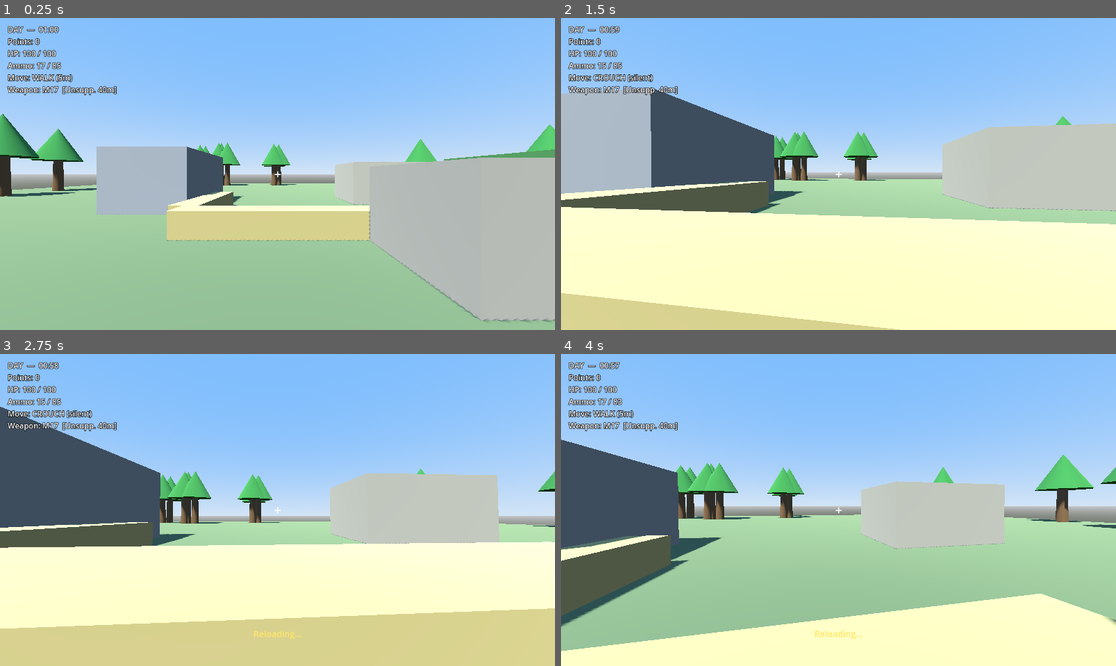
Above: before the commit, frames 1-4 (two rows, left to right).
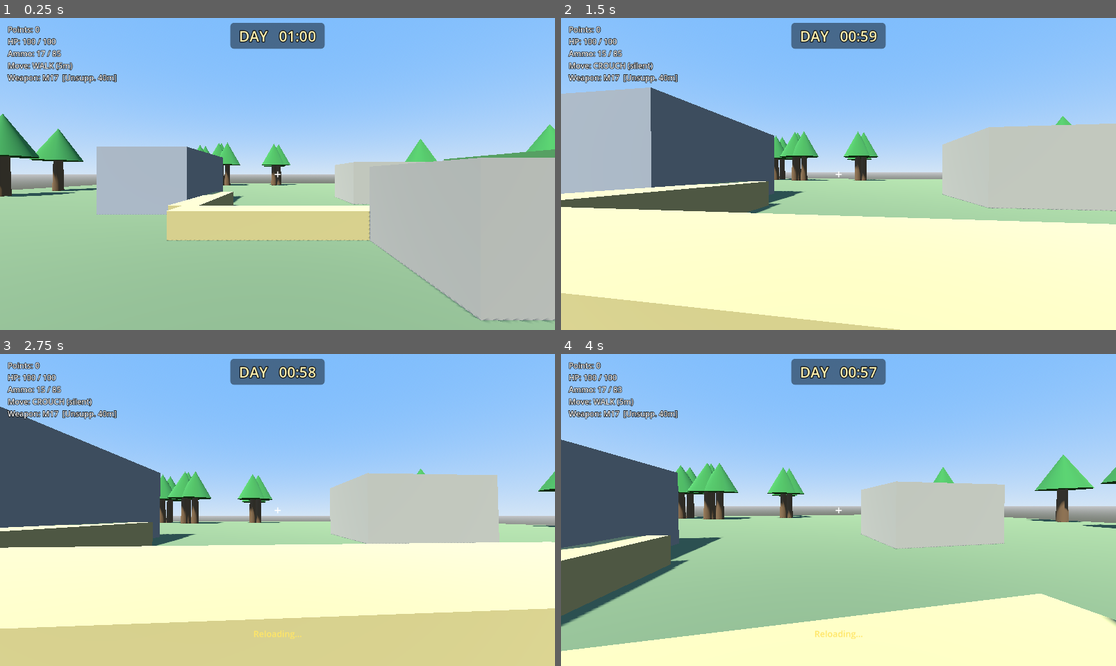
Above: after the commit, the same moments.

Repository: aepibailey/Zombie-Game
Game: Godot game, scene res://scenes/Main.tscn
Two runs of this game, one before a commit and one after it. Both use one fixed random seed, a clock stepped at 60 frames per second and the inputs below.
Inputs (mouse positions are in pixels of both pictures, inside the frame that each line leads up to):
- Up to frame 1 (0.25 s): no input
- Up to frame 2 (1.5 s): tap Enter at 0.5 s; move the mouse to (866, 174) at 0.52 s; hold Shift 0.53-1.28 s; hold W from 0.53 s (still down); click (866, 174) at 0.67 s; move the mouse to (810, 174) at 1.27 s; tap C at 1.35 s; click (810, 174) at 1.42 s
- Up to frame 3 (2.75 s): keep holding W; move the mouse to (288, 503) at 2.02 s; tap R at 2.1 s; click (288, 503) at 2.17 s
- Up to frame 4 (4 s): keep holding W; tap Space at 2.75 s; move the mouse to (832, 516) at 2.77 s; tap Shift at 2.85 s; click (832, 516) at 2.92 s; tap Enter at 3.5 s; move the mouse to (877, 513) at 3.52 s; tap C at 3.6 s; click (877, 513) at 3.67 s

The runs differ from the first frame. In frame 1, 2.9% of the frame differs, in the area x 1-59%, y 1-25%; in frame 2, 2.9%; in frame 3, 2.9%; in frame 4, 2.9%.

Commit message:
Add top-center day/night clock to HUD
Dedicated phase + mm:ss countdown readout anchored top-center on a translucent
backing panel (legible in both day and night lighting), phase-tinted text.
Reads GameManager.time_updated each frame — no duplicate timer. Replaces the
redundant phase line in the corner info stack.

Co-Authored-By: Claude Opus 4.8 <noreply@anthropic.com>
Claude-Session: https://claude.ai/code/session_01GYUJQnPzi923Fa9UGz9bkd

Diff:
--- a/scripts/HUD.gd
+++ b/scripts/HUD.gd
@@ -4,7 +4,7 @@
 ## crosshair, and a transient message line. Built entirely in code so there's
 ## no fragile .tscn wiring for v1.
 
-var _phase_label: Label
+var _clock_label: Label
 var _points_label: Label
 var _health_label: Label
 var _ammo_label: Label
@@ -22,12 +22,13 @@
 	panel.mouse_filter = Control.MOUSE_FILTER_IGNORE
 	add_child(panel)
 
-	_phase_label = _mk(panel)
 	_points_label = _mk(panel)
 	_health_label = _mk(panel)
 	_ammo_label = _mk(panel)
 	_state_label = _mk(panel)
 	_supp_label = _mk(panel)
+
+	_build_clock()
 
 	_crosshair = Label.new()
 	_crosshair.text = "+"
@@ -51,6 +52,33 @@
 	PointsManager.points_changed.connect(_on_points_changed)
 	GameManager.time_updated.connect(_on_time_updated)
 	_on_points_changed(PointsManager.points)
+
+# Top-center day/night clock. A translucent backing panel keeps the readout
+# legible against bright day skies as well as dark night lighting.
+func _build_clock() -> void:
+	var clock_panel := PanelContainer.new()
+	clock_panel.set_anchors_preset(Control.PRESET_CENTER_TOP)
+	clock_panel.grow_horizontal = Control.GROW_DIRECTION_BOTH
+	clock_panel.position.y = 10
+	clock_panel.mouse_filter = Control.MOUSE_FILTER_IGNORE
+
+	var sb := StyleBoxFlat.new()
+	sb.bg_color = Color(0, 0, 0, 0.45)
+	sb.set_corner_radius_all(8)
+	sb.content_margin_left = 18
+	sb.content_margin_right = 18
+	sb.content_margin_top = 6
+	sb.content_margin_bottom = 6
+	clock_panel.add_theme_stylebox_override("panel", sb)
+	add_child(clock_panel)
+
+	_clock_label = Label.new()
+	_clock_label.add_theme_font_size_override("font_size", 30)
+	_clock_label.add_theme_color_override("font_outline_color", Color.BLACK)
+	_clock_label.add_theme_constant_override("outline_size", 6)
+	_clock_label.horizontal_alignment = HORIZONTAL_ALIGNMENT_CENTER
+	_clock_label.mouse_filter = Control.MOUSE_FILTER_IGNORE
+	clock_panel.add_child(_clock_label)
 
 func _mk(parent: Node) -> Label:
 	var l := Label.new()
@@ -84,8 +112,12 @@
 
 func _on_time_updated(time_left: float, phase: int) -> void:
 	var t: int = maxi(0, int(ceil(time_left)))
-	var phase_str := "DAY" if phase == GameManager.Phase.DAY else "NIGHT"
-	_phase_label.text = "%s  —  %02d:%02d" % [phase_str, t / 60, t % 60]
+	var is_day := phase == GameManager.Phase.DAY
+	var phase_str := "DAY" if is_day else "NIGHT"
+	_clock_label.text = "%s   %02d:%02d" % [phase_str, t / 60, t % 60]
+	# Warm for day, cool for night — both stay bright over the backing panel.
+	_clock_label.add_theme_color_override("font_color",
+		Color(1.0, 0.95, 0.7) if is_day else Color(0.72, 0.86, 1.0))
 
 func _on_points_changed(points: int) -> void:
 	_points_label.text = "Points: %d" % points
